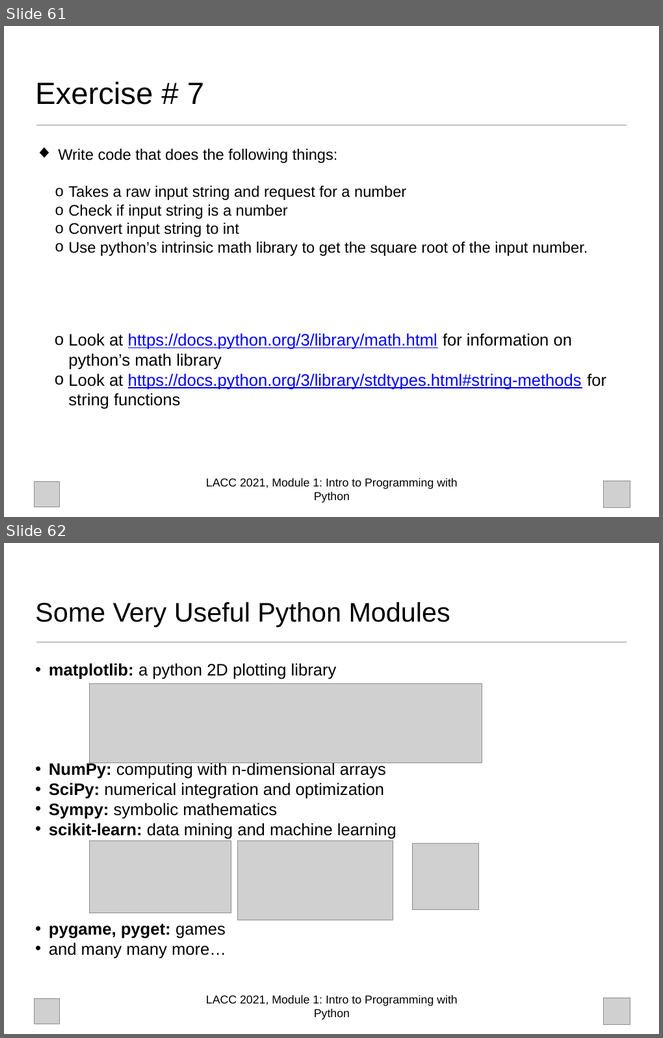
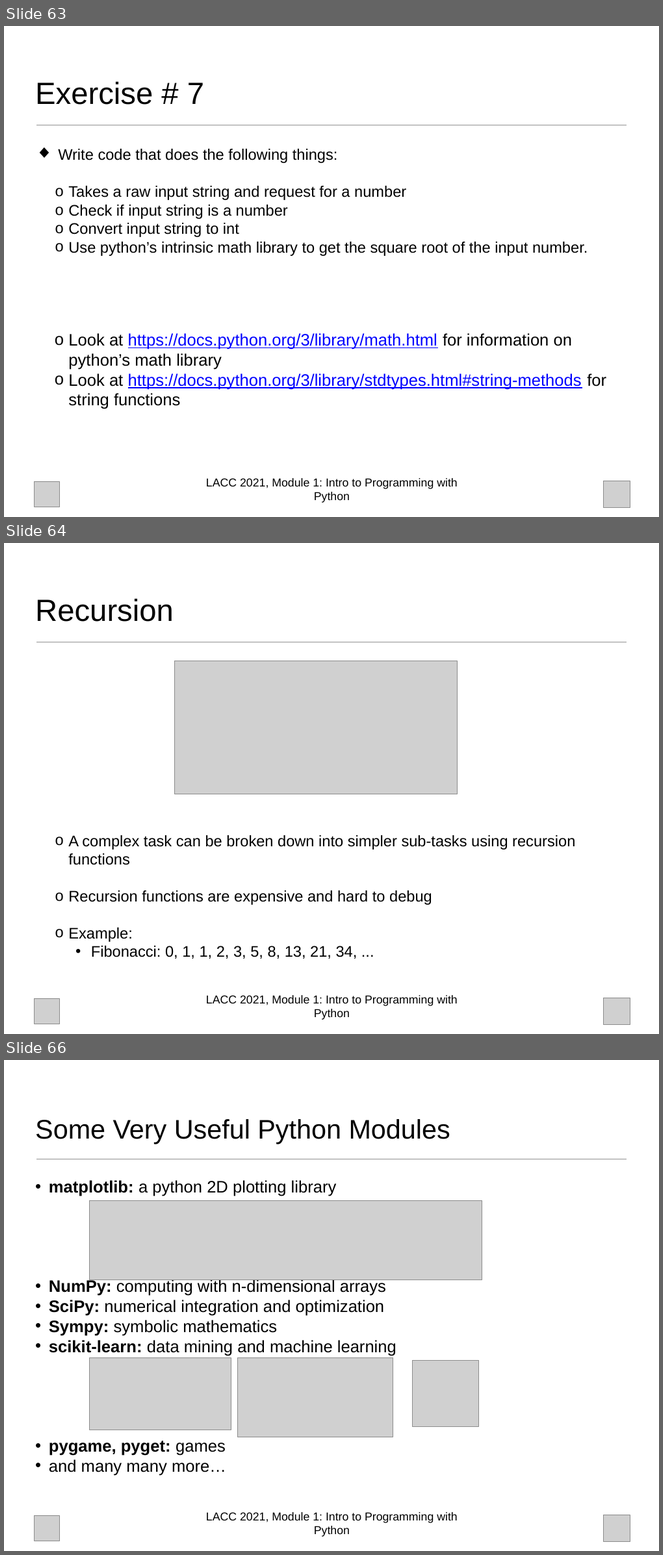
Before and after one commit to UCLA-LACC-21/M1-Welcome-Intro_to_Python, a slide deck: Introduction to Programming in Python 2021.pptx. Shown one above the other, each under a label of ours: slides 61 and 62 before the commit, slides 63, 64 and 66 after it; the slides between them are not shown. The pictures are 663x1038 and 663x1555 pixels, drawn with LibreOffice and Linux fonts; fonts in the diff are those of the drawing; grey boxes stand for pictures; background and template pictures are left out. Boxes give left, top, right and bottom in pixels: in the first picture for what was removed or moved away, otherwise in the second. Text is boxed around its words. In the diff, an @@ line names an element or a change of style, - is before the commit and + after.

```diff
--- a/Introduction to Programming in Python 2021.pptx
+++ b/Introduction to Programming in Python 2021.pptx
@@ slide 64 added at <box>4,543,659,1034</box>, background #FFFFFF; not listed: 1 template element that a slide beside it also shows @@
@@ title added at <box>35,598,174,622</box>, 48 pt, text #000000 @@
+Recursion
@@ line added from (36, 642) to (627, 642), #9A9A9A 1 pt @@
@@ picture added at <box>175,661,458,794</box> @@
@@ text added at <box>68,835,575,959</box>, 24 pt, text #000000 @@
+  o A complex task can be broken down into simpler sub-tasks using recursion functions
+  o Recursion functions are expensive and hard to debug
+  o Example:
+    • Fibonacci: 0, 1, 1, 2, 3, 5, 8, 13, 21, 34, ...
@@ picture added at <box>34,999,59,1025</box> @@
@@ picture added at <box>603,998,630,1025</box> @@
@@ what was slide 61 is now slide 63 @@
@@ what was slide 62 is now slide 66 @@
```
Also in this commit, not shown: 2 slides changed, 3 other slides added.
